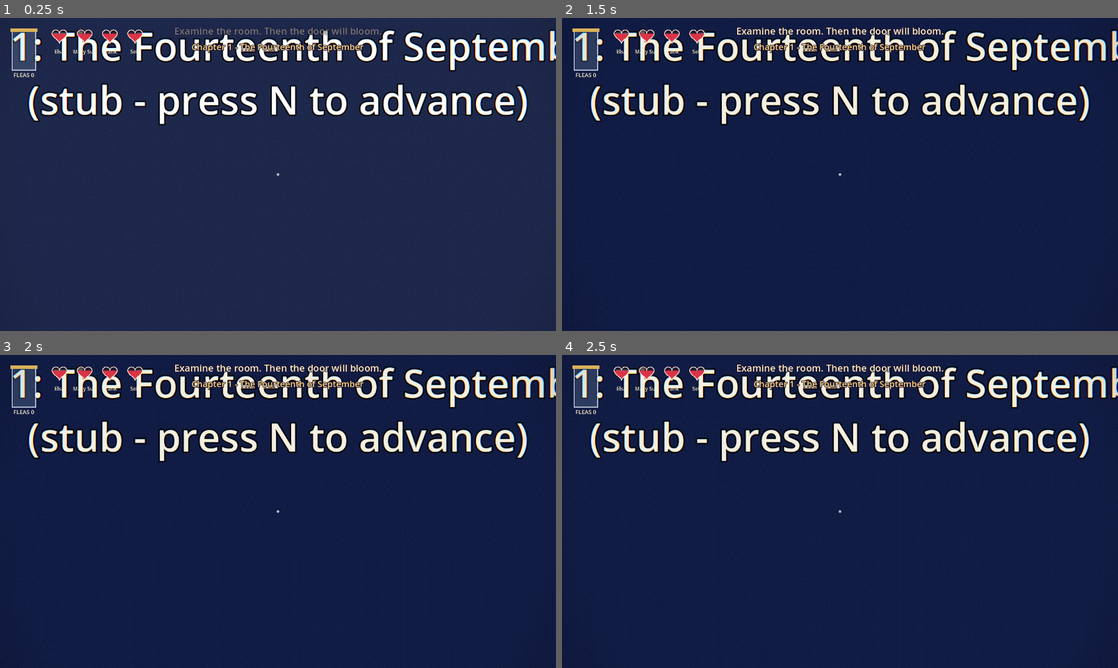
Above: before the commit, frames 1-4 (two rows, left to right).
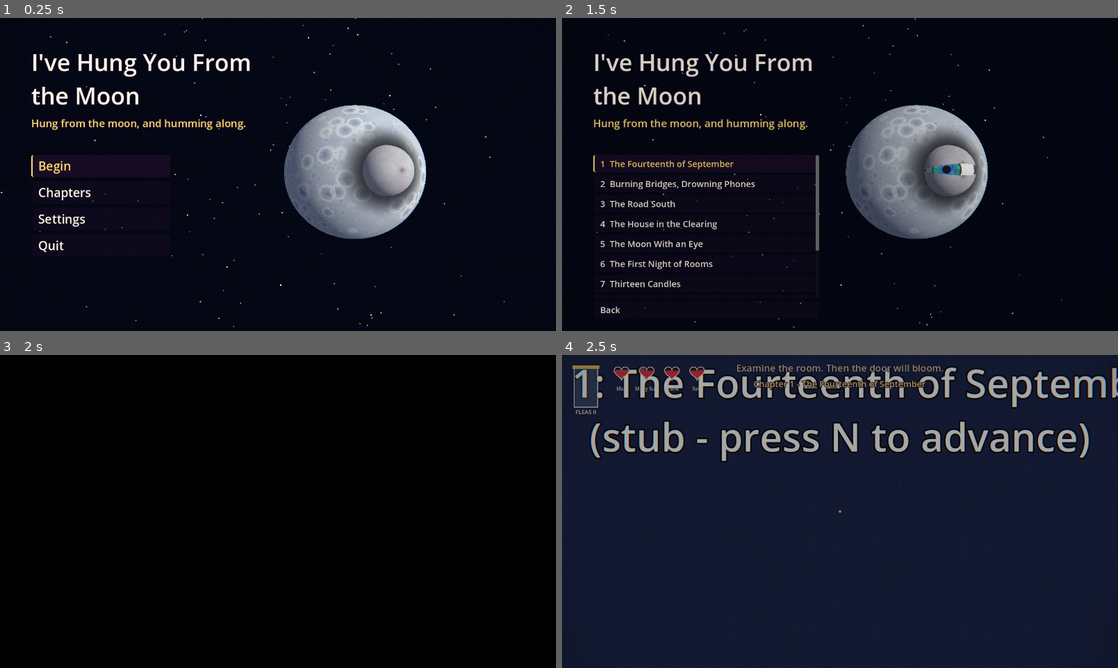
Above: after the commit, the same moments.

Repository: gabeekleiber-oss/Moon-Game
Game: Godot game, scene res://scenes/main/main.tscn
Two runs of this game, one before a commit and one after it. Both use one fixed random seed, a clock stepped at 60 frames per second and the inputs below.
Inputs (mouse positions are in pixels of both pictures, inside the frame that each line leads up to):
- Up to frame 1 (0.25 s): no input
- Up to frame 2 (1.5 s): click (662, 193) at 0.5 s, where only the run after the commit has a clickable "Chapters"; click (706, 165) at 1.25 s, where only the run after the commit has a clickable "1 The Fourteenth of September"
- Up to frame 3 (2 s): no input
- Up to frame 4 (2.5 s): click (706, 646) at 2 s, where only the run after the commit has a clickable "Back"

The runs differ from the first frame. In frame 1, 98% of the frame differs, in the area x 0-100%, y 0-100%; in frame 2, 98%; in frame 3, 98%; in frame 4, 7.1%.

Commit message:
[F-13] done

Diff:
--- a/scenes/main/main.gd
+++ b/scenes/main/main.gd
@@ -1,9 +1,21 @@
 extends Node
-## Entry. Starts Chapter 1 (or the chapter given via `-- --chapter=N`).
+## Entry. Shows the title screen (F-13), or jumps straight to the chapter given via `-- --chapter=N`.
 
 func _ready() -> void:
-	var start := 1
+	var start := 0
 	for arg in OS.get_cmdline_user_args():
 		if arg.begins_with("--chapter="):
 			start = int(arg.get_slice("=", 1))
-	ChapterManager.go_to(start)
+	if start > 0:
+		ChapterManager.go_to(start)
+		return
+	var title := TitleScreen.new()
+	add_child(title)
+	title.chapter_chosen.connect(_on_chapter_chosen.bind(title))
+
+
+func _on_chapter_chosen(id: int, title: TitleScreen) -> void:
+	title.queue_free()
+	await get_tree().process_frame
+	await ChapterManager.go_to(id)
+	await Cutscene.fade_in(0.8)
--- /dev/null
+++ b/scenes/title/title_screen.gd
@@ -0,0 +1,295 @@
+class_name TitleScreen
+extends Node3D
+## The title screen (F-13): the Moon hero shot (its eye slowly opens and follows the mouse), stars, the game title, a rhyme line and a
+## menu: Begin / Chapters / Settings / Quit. Built entirely in code. Runs standalone with F6 (then picking a chapter just fades and shows a message).
+##
+## Flow: pick Begin (chapter 1) or a chapter -> the screen fades to black (Cutscene.fade_out) -> `chapter_chosen(id)` is emitted. The listener
+## (scenes/main/main.gd) frees this node, calls ChapterManager.go_to(id) and fades back in.
+## API: `show_panel("menu"|"chapters"|"settings")`, `current_panel()`, `choose_chapter(id)`, `menu_labels()`, `chapter_labels()`.
+## Esc / ui_cancel steps back to the menu. The HUD is hidden while this screen exists and restored when it leaves. Reduced Motion: no blinking,
+## no star drift, no camera sway. The title screen music is MusicScore.CHAPTER_VARIATION[0] (\"title\"); playing it is up to the music task.
+signal chapter_chosen(id: int)
+
+const TITLE := "I've Hung You From the Moon"
+## PLACEHOLDER tagline, original text written by an agent, NOT from the source story. Replace with the story's own line (TODO_VERBATIM).
+const RHYME_LINE := "Hung from the moon, and humming along."
+const CREAM := Color(1.0, 0.97, 0.9)
+const ACCENT := Color(1.0, 0.86, 0.42)
+const INK := Color(0.1, 0.05, 0.15)
+const UI_LAYER := 12     # above HUD (8), below the dialogue box (20) and the Cutscene fade (50)
+## Seconds the fade to black takes after a choice (tests set 0).
+var fade_seconds: float = 0.7
+
+var _moon: MoonEye
+var _cam: Camera3D
+var _stars: MeshInstance3D
+var _ui: CanvasLayer
+var _panels: Dictionary = {}
+var _panel: String = ""
+var _menu_buttons: Array[Button] = []
+var _chapter_buttons: Array[Button] = []
+var _blink_timer: float = 4.0
+var _busy: bool = false
+var _hud_was_visible: bool = true
+
+
+func _ready() -> void:
+	_hud_was_visible = Hud.is_hud_visible()
+	Hud.set_hud_visible(false)
+	Input.mouse_mode = Input.MOUSE_MODE_VISIBLE
+	_build_world()
+	_build_ui()
+	show_panel("menu")
+	await get_tree().create_timer(0.9).timeout
+	if is_inside_tree() and _moon:
+		_moon.open(2.4)
+
+
+func _exit_tree() -> void:
+	if Hud:
+		Hud.set_hud_visible(_hud_was_visible)
+
+
+func _process(delta: float) -> void:
+	if _moon == null or _cam == null:
+		return
+	var reduced := _reduced_motion()
+	if not reduced and _stars:
+		_stars.rotate_y(delta * 0.01)
+	if not reduced:
+		_cam.position.x = sin(Time.get_ticks_msec() / 6000.0) * 0.25
+	var mp := get_viewport().get_mouse_position()
+	var origin := _cam.project_ray_origin(mp)
+	var dir := _cam.project_ray_normal(mp)
+	_moon.look_at_point(origin + dir * 40.0, 0.25)
+	_blink_timer -= delta
+	if _blink_timer <= 0.0:
+		_blink_timer = randf_range(3.5, 7.0)
+		if _moon.is_open() and not reduced:
+			_moon.blink()
+
+
+func _unhandled_input(event: InputEvent) -> void:
+	if _busy:
+		return
+	if event.is_action_pressed("ui_cancel") and _panel != "menu":
+		show_panel("menu")
+		get_viewport().set_input_as_handled()
+
+
+## Shows one of the panels: "menu", "chapters" or "settings". Unknown names are ignored.
+func show_panel(panel_name: String) -> void:
+	if not _panels.has(panel_name):
+		return
+	_panel = panel_name
+	for k: String in _panels:
+		(_panels[k] as Control).visible = (k == panel_name)
+	var first: Button = null
+	if panel_name == "menu" and not _menu_buttons.is_empty():
+		first = _menu_buttons[0]
+	elif panel_name == "chapters" and not _chapter_buttons.is_empty():
+		first = _chapter_buttons[0]
+	if first and first.is_inside_tree():
+		first.grab_focus()
+
+
+## Name of the visible panel.
+func current_panel() -> String:
+	return _panel
+
+
+## Labels of the main menu buttons, top to bottom.
+func menu_labels() -> PackedStringArray:
+	var out := PackedStringArray()
+	for b in _menu_buttons:
+		out.append(b.text)
+	return out
+
+
+## Labels of the chapter buttons ("1  The Fourteenth of September", ...).
+func chapter_labels() -> PackedStringArray:
+	var out := PackedStringArray()
+	for b in _chapter_buttons:
+		out.append(b.text)
+	return out
+
+
+## Fades to black, then emits `chapter_chosen(id)`. Ignored while already leaving. With no listener (standalone F6) it fades back in.
+func choose_chapter(id: int) -> void:
+	if _busy:
+		return
+	_busy = true
+	await Cutscene.fade_out(fade_seconds)
+	if chapter_chosen.get_connections().is_empty():
+		Events.show_message.emit("Chapter %d chosen (title screen running standalone)." % id)
+		await Cutscene.fade_in(fade_seconds)
+		_busy = false
+		return
+	chapter_chosen.emit(id)
+
+
+# ---- building ----
+
+func _build_world() -> void:
+	var env := Environment.new()
+	env.background_mode = Environment.BG_COLOR
+	env.background_color = Color(0.02, 0.03, 0.08)
+	env.ambient_light_source = Environment.AMBIENT_SOURCE_COLOR
+	env.ambient_light_color = Color(0.4, 0.45, 0.6)
+	env.ambient_light_energy = 0.6
+	var we := WorldEnvironment.new()
+	we.environment = env
+	add_child(we)
+	var sun := DirectionalLight3D.new()
+	sun.rotation_degrees = Vector3(-20, 25, 0)
+	add_child(sun)
+	_moon = MoonEye.new()
+	_moon.radius = 8.5
+	_moon.position = Vector3(12.5, 0.5, 0.0)
+	add_child(_moon)
+	_stars = _make_stars(320)
+	add_child(_stars)
+	_cam = Camera3D.new()
+	_cam.position = Vector3(0, 0, 26)
+	add_child(_cam)
+	_cam.make_current()
+	_cam.look_at(Vector3(3.0, 0.2, 0.0))
+
+
+## A shell of tiny dots (point primitives) around the camera; deterministic.
+func _make_stars(n: int) -> MeshInstance3D:
+	var rng := RandomNumberGenerator.new()
+	rng.seed = 14
+	var pts := PackedVector3Array()
+	var cols := PackedColorArray()
+	for i in n:
+		var v := Vector3(rng.randf_range(-1, 1), rng.randf_range(-1, 1), rng.randf_range(-1, 0.6)).normalized()
+		pts.append(v * rng.randf_range(70.0, 90.0))
+		var b := rng.randf_range(0.5, 1.0)
+		cols.append(Color(b, b, minf(1.0, b + 0.1)))
+	var arrays: Array = []
+	arrays.resize(Mesh.ARRAY_MAX)
+	arrays[Mesh.ARRAY_VERTEX] = pts
+	arrays[Mesh.ARRAY_COLOR] = cols
+	var mesh := ArrayMesh.new()
+	mesh.add_surface_from_arrays(Mesh.PRIMITIVE_POINTS, arrays)
+	var mat := StandardMaterial3D.new()
+	mat.shading_mode = BaseMaterial3D.SHADING_MODE_UNSHADED
+	mat.vertex_color_use_as_albedo = true
+	mat.use_point_size = true
+	mat.point_size = 2.5
+	mesh.surface_set_material(0, mat)
+	var mi := MeshInstance3D.new()
+	mi.mesh = mesh
+	mi.name = "Stars"
+	return mi
+
+
+func _build_ui() -> void:
+	_ui = CanvasLayer.new()
+	_ui.layer = UI_LAYER
+	add_child(_ui)
+	var root := MarginContainer.new()
+	root.set_anchors_preset(Control.PRESET_FULL_RECT)
+	root.add_theme_constant_override("margin_left", 72)
+	root.add_theme_constant_override("margin_top", 64)
+	root.add_theme_constant_override("margin_bottom", 56)
+	root.add_theme_constant_override("margin_right", 48)
+	_ui.add_child(root)
+	var col := VBoxContainer.new()
+	col.size_flags_horizontal = Control.SIZE_SHRINK_BEGIN
+	col.add_theme_constant_override("separation", 10)
+	root.add_child(col)
+
+	var title := _label(TITLE, 54, CREAM)
+	title.custom_minimum_size = Vector2(560, 0)
+	title.autowrap_mode = TextServer.AUTOWRAP_WORD_SMART
+	col.add_child(title)
+	col.add_child(_label(RHYME_LINE, 24, ACCENT))
+	var gap := Control.new()
+	gap.custom_minimum_size = Vector2(0, 36)
+	col.add_child(gap)
+
+	var menu := VBoxContainer.new()
+	menu.add_theme_constant_override("separation", 10)
+	menu.custom_minimum_size = Vector2(320, 0)
+	menu.size_flags_horizontal = Control.SIZE_SHRINK_BEGIN
+	col.add_child(menu)
+	_panels["menu"] = menu
+	_menu_buttons.append(_button(menu, "Begin", func() -> void: choose_chapter(1)))
+	_menu_buttons.append(_button(menu, "Chapters", func() -> void: show_panel("chapters")))
+	_menu_buttons.append(_button(menu, "Settings", func() -> void: show_panel("settings")))
+	_menu_buttons.append(_button(menu, "Quit", func() -> void: get_tree().quit()))
+
+	var chapters := VBoxContainer.new()
+	chapters.add_theme_constant_override("separation", 6)
+	chapters.custom_minimum_size = Vector2(520, 0)
+	chapters.size_flags_horizontal = Control.SIZE_SHRINK_BEGIN
+	col.add_child(chapters)
+	_panels["chapters"] = chapters
+	var scroll := ScrollContainer.new()
+	scroll.custom_minimum_size = Vector2(520, 330)
+	scroll.horizontal_scroll_mode = ScrollContainer.SCROLL_MODE_DISABLED
+	chapters.add_child(scroll)
+	var list := VBoxContainer.new()
+	list.add_theme_constant_override("separation", 6)
+	list.size_flags_horizontal = Control.SIZE_EXPAND_FILL
+	scroll.add_child(list)
+	for c: Dictionary in ChapterManager.CHAPTERS:
+		var id: int = c["id"]
+		_chapter_buttons.append(_button(list, "%d  %s" % [id, c["title"]], func() -> void: choose_chapter(id), 20))
+	var back := _button(chapters, "Back", func() -> void: show_panel("menu"), 20)
+	_chapter_buttons.append(back)
+
+	var settings := SettingsPanel.new()
+	settings.back_requested.connect(func() -> void: show_panel("menu"))
+	col.add_child(settings)
+	_panels["settings"] = settings
+
+
+func _label(text: String, size: int, color: Color) -> Label:
+	var l := Label.new()
+	l.text = text
+	l.add_theme_font_size_override("font_size", size)
+	l.add_theme_color_override("font_color", color)
+	l.add_theme_color_override("font_outline_color", INK)
+	l.add_theme_constant_override("outline_size", 6)
+	return l
+
+
+func _button(parent: Control, text: String, on_press: Callable, size: int = 28) -> Button:
+	var b := Button.new()
+	b.text = text
+	b.alignment = HORIZONTAL_ALIGNMENT_LEFT
+	b.focus_mode = Control.FOCUS_ALL
+	b.add_theme_font_size_override("font_size", size)
+	b.add_theme_color_override("font_color", CREAM)
+	b.add_theme_color_override("font_hover_color", ACCENT)
+	b.add_theme_color_override("font_focus_color", ACCENT)
+	b.add_theme_color_override("font_pressed_color", ACCENT)
+	var normal := _box(Color(INK.r, INK.g, INK.b, 0.45), Color(0, 0, 0, 0))
+	var hot := _box(Color(INK.r, INK.g, INK.b, 0.8), ACCENT)
+	b.add_theme_stylebox_override("normal", normal)
+	b.add_theme_stylebox_override("hover", hot)
+	b.add_theme_stylebox_override("focus", hot)
+	b.add_theme_stylebox_override("pressed", hot)
+	b.pressed.connect(on_press)
+	parent.add_child(b)
+	return b
+
+
+func _box(bg: Color, border: Color) -> StyleBoxFlat:
+	var s := StyleBoxFlat.new()
+	s.bg_color = bg
+	s.border_color = border
+	s.border_width_left = 3
+	s.set_corner_radius_all(4)
+	s.content_margin_left = 16
+	s.content_margin_right = 16
+	s.content_margin_top = 6
+	s.content_margin_bottom = 6
+	return s
+
+
+func _reduced_motion() -> bool:
+	return bool(Game.settings.get("reduced_motion", false))
--- /dev/null
+++ b/scenes/title/title_screen.tscn
@@ -0,0 +1,6 @@
+[gd_scene load_steps=2 format=3]
+
+[ext_resource type="Script" path="res://scenes/title/title_screen.gd" id="1"]
+
+[node name="TitleScreen" type="Node3D"]
+script = ExtResource("1")
--- /dev/null
+++ b/tests/_title_shot.gd
@@ -0,0 +1,16 @@
+extends Node
+## Dev tool: renders the title screen. bash scripts/tools/shot.sh res://tests/_title_shot.tscn -- --out=/tmp/shots/title.png [--panel=chapters|settings]
+func _ready() -> void:
+	var out := "/tmp/shots/title.png"
+	var panel := "menu"
+	for a in OS.get_cmdline_user_args():
+		if a.begins_with("--out="): out = a.get_slice("=", 1)
+		elif a.begins_with("--panel="): panel = a.get_slice("=", 1)
+	var t := TitleScreen.new()
+	add_child(t)
+	t.show_panel(panel)
+	await get_tree().create_timer(4.5).timeout
+	DirAccess.make_dir_recursive_absolute(out.get_base_dir())
+	get_viewport().get_texture().get_image().save_png(out)
+	print("saved ", out)
+	get_tree().quit()
--- /dev/null
+++ b/tests/_title_shot.tscn
@@ -0,0 +1,6 @@
+[gd_scene load_steps=2 format=3]
+
+[ext_resource type="Script" path="res://tests/_title_shot.gd" id="1"]
+
+[node name="TitleShot" type="Node"]
+script = ExtResource("1")
--- /dev/null
+++ b/tests/test_title.gd
@@ -0,0 +1,56 @@
+extends Node
+## Headless test for F-13 (title screen). Run: godot --headless --path . res://tests/test_title.tscn
+var _fails := 0
+var _chosen := -1
+func _check(cond: bool, what: String) -> void:
+	print(("PASS " if cond else "FAIL ") + what)
+	if not cond:
+		_fails += 1
+
+func _on_chosen(id: int) -> void:
+	_chosen = id
+
+func _ready() -> void:
+	var t := TitleScreen.new()
+	t.fade_seconds = 0.0
+	add_child(t)
+	await get_tree().process_frame
+	_check(t.current_panel() == "menu", "starts on the menu")
+	_check(t.menu_labels() == PackedStringArray(["Begin", "Chapters", "Settings", "Quit"]), "menu has Begin/Chapters/Settings/Quit")
+	_check(not Hud.is_hud_visible(), "HUD is hidden while the title is up")
+	var labels := t.chapter_labels()
+	_check(labels.size() == 12 and labels[0].begins_with("1  ") and labels[10].begins_with("11  ") and labels[11] == "Back", "chapter list: 11 chapters + Back")
+	t.show_panel("chapters")
+	_check(t.current_panel() == "chapters", "show_panel(chapters)")
+	t.show_panel("settings")
+	_check(t.current_panel() == "settings", "show_panel(settings)")
+	t.show_panel("nope")
+	_check(t.current_panel() == "settings", "unknown panel ignored")
+	var ev := InputEventAction.new()
+	ev.action = "ui_cancel"
+	ev.pressed = true
+	Input.parse_input_event(ev)
+	await get_tree().process_frame
+	await get_tree().process_frame
+	_check(t.current_panel() == "menu", "ui_cancel returns to the menu")
+	t.chapter_chosen.connect(_on_chosen)
+	t.choose_chapter(5)
+	t.choose_chapter(7)   # ignored: already leaving
+	for i in 6:
+		await get_tree().process_frame
+	_check(_chosen == 5, "choose_chapter(5) emits chapter_chosen(5) once (got %d)" % _chosen)
+	t.free()
+	await get_tree().process_frame
+	_check(Hud.is_hud_visible(), "HUD restored when the title leaves")
+	# standalone (no listener): fades back in and stays usable
+	var s := TitleScreen.new()
+	s.fade_seconds = 0.0
+	add_child(s)
+	await get_tree().process_frame
+	s.choose_chapter(2)
+	for i in 6:
+		await get_tree().process_frame
+	_check(Cutscene.fade_alpha() < 0.01, "standalone choice fades back in")
+	s.queue_free()
+	print("FAILED: %d" % _fails if _fails else "ALL PASSED")
+	get_tree().quit(1 if _fails else 0)
--- /dev/null
+++ b/tests/test_title.tscn
@@ -0,0 +1,6 @@
+[gd_scene load_steps=2 format=3]
+
+[ext_resource type="Script" path="res://tests/test_title.gd" id="1"]
+
+[node name="TestTitle" type="Node"]
+script = ExtResource("1")
Not shown, changed: docs/DIRECTION.md
Not shown, changed: docs/HANDOFF.md
Not shown, changed: docs/TASKS.md
Not shown, changed: docs/state/F-13.md
